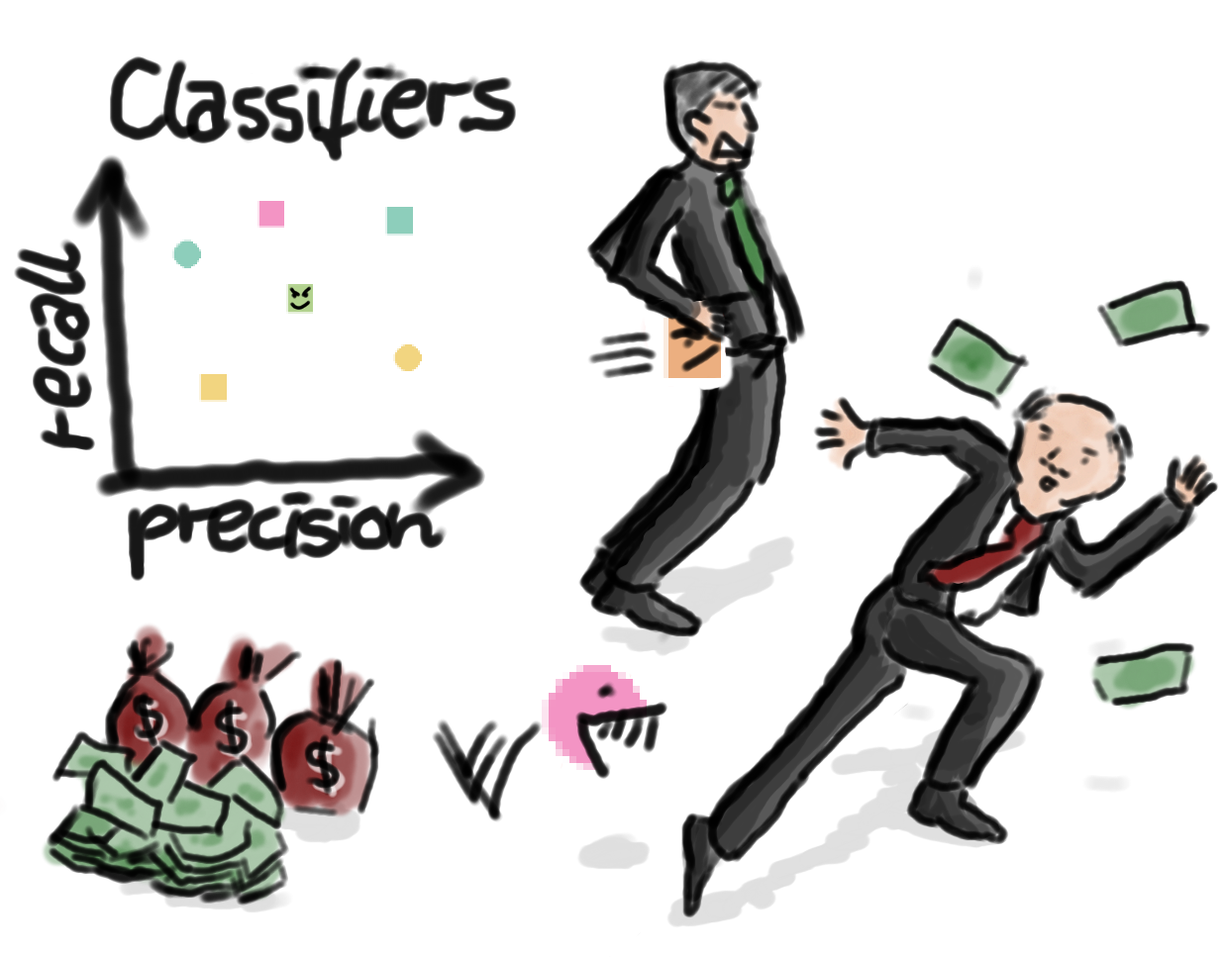
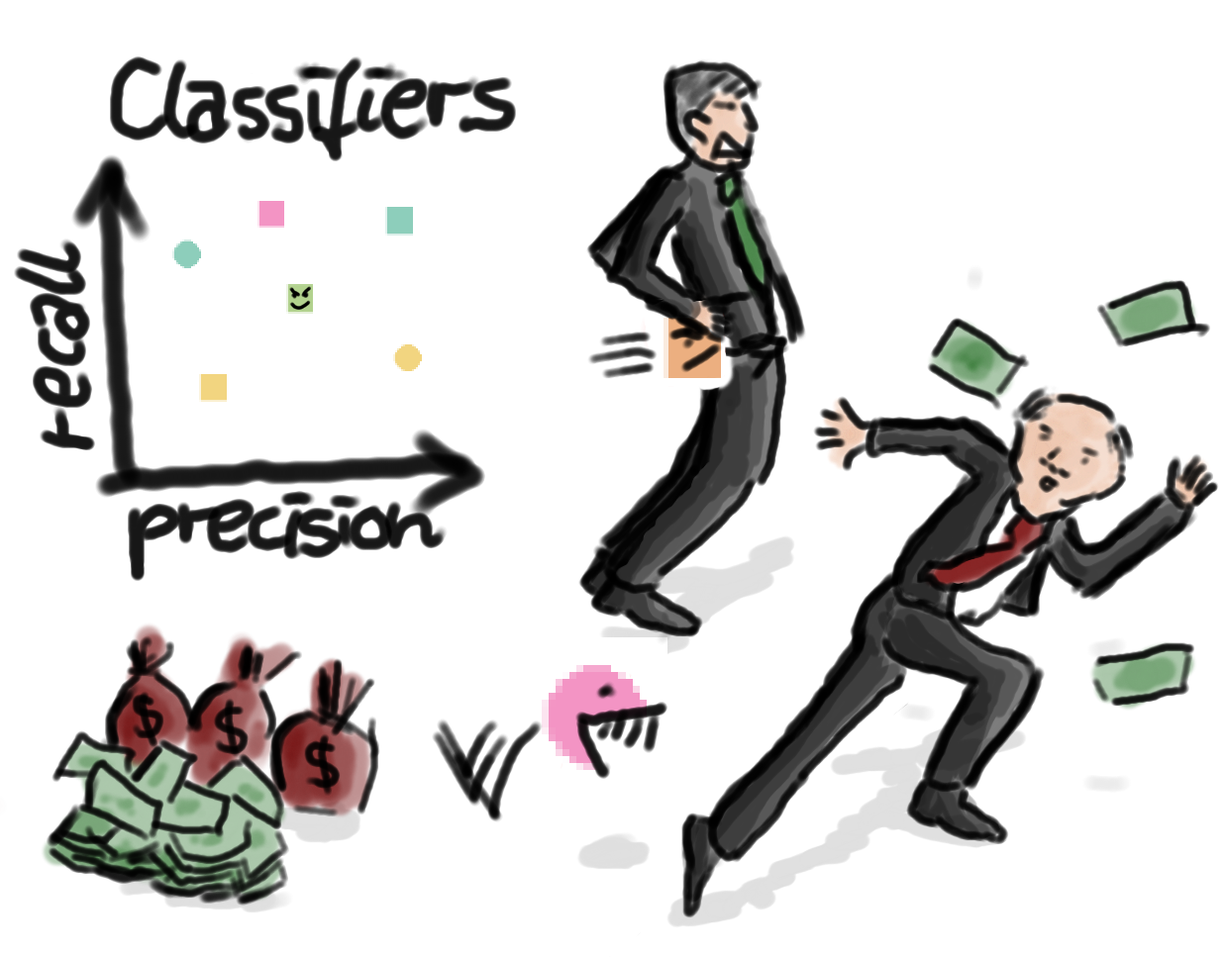
Comparing the layer stacks of the two 1228px x 957px images. Changes:
renamed "Ebene 28" to "highlight dollars", moved it above "negative ball attacking" over (133, 698, 347, 798)
renamed "Ebene 39" to "shadows", moved it above "white" over (133, 637, 668, 798)
